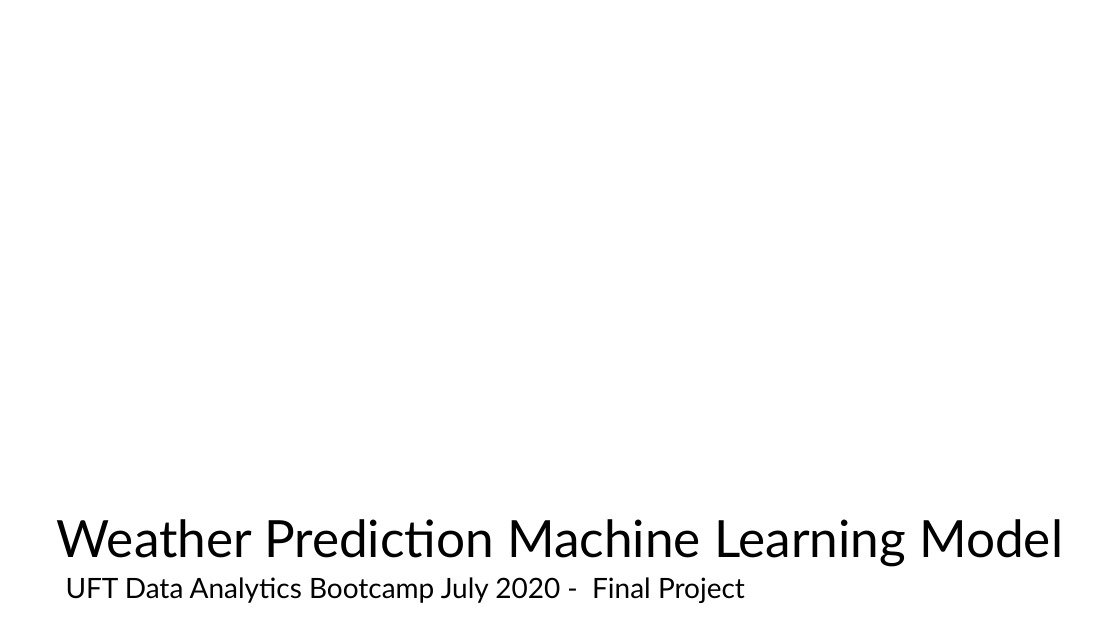
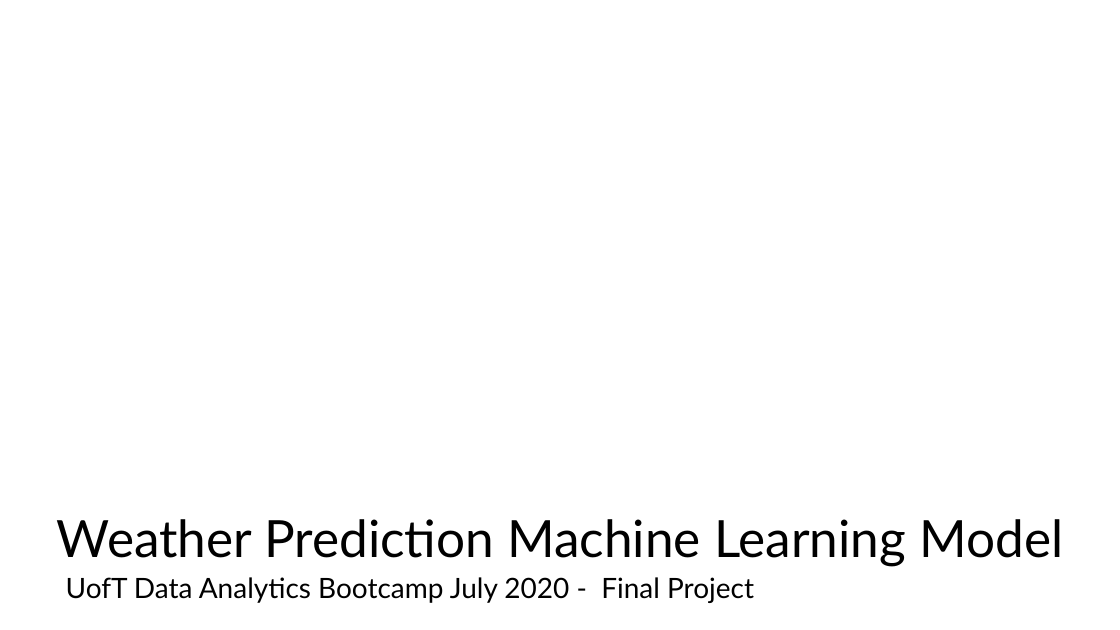
Before and after one commit to stephen823/New-York-Weather-Forcast-base-on-Machine-Learning, a slide deck: slide 1 of Final Project - Draft report.pptx. Drawn at 1120x630 pixels with LibreOffice and Linux fonts; fonts in the diff are those of the drawing; background and template pictures are left out. Boxes give left, top, right and bottom in pixels: in the first picture for what was removed or moved away, otherwise in the second. Text is boxed around its words. In the diff, an @@ line names an element or a change of style, - is before the commit and + after.

```diff
--- a/Final Project - Draft report.pptx
+++ b/Final Project - Draft report.pptx
@@ text at bbox=[66, 577, 754, 603]: text changed @@
-UFT Data Analytics Bootcamp July 2020 - Final Project
+UofT Data Analytics Bootcamp July 2020 - Final Project
```
Also in this commit, not shown: 4 other slides changed, 7 slides added, 2 slides removed, 1 other file.
